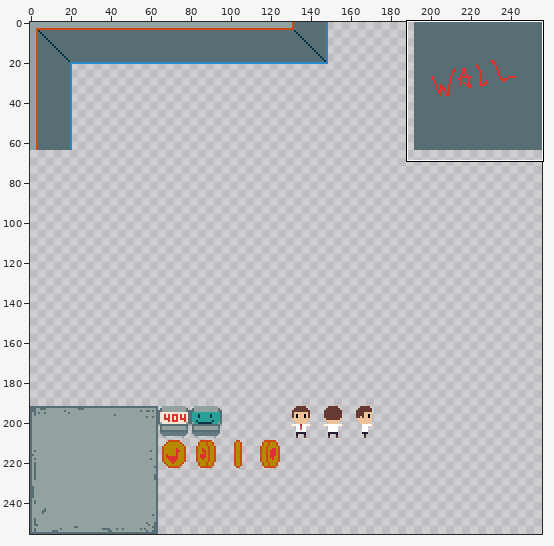
Two versions of one pixel-art file, assets/tilemaps/tileSet.aseprite. The first picture is a wide view before the edit; the outline marks the close-up.
Close-up. The starting point:
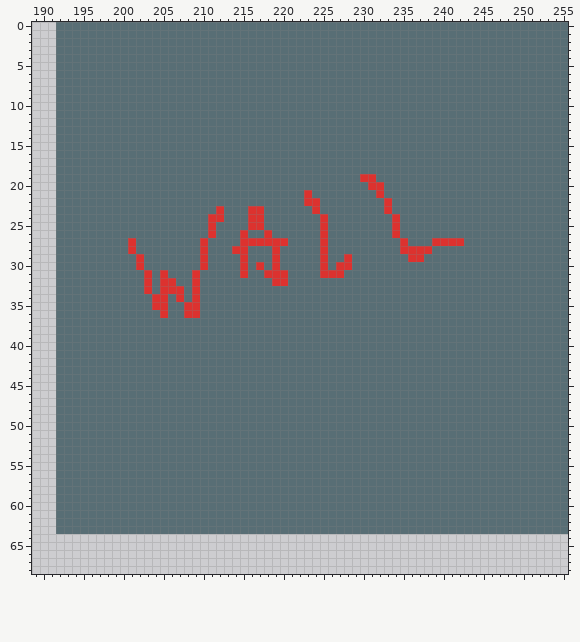
256x256 pixels, 1 frame. Shown: x 189..255, y 0..68.
And afterwards:
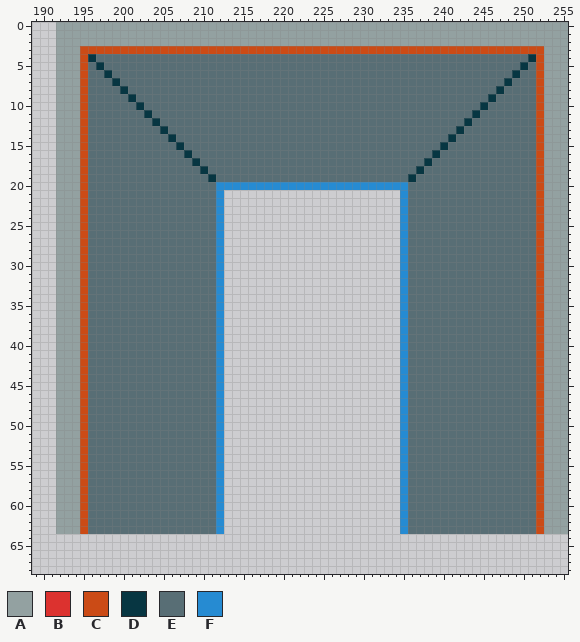
Palette (. is transparent): A #93a1a1  B #dc322f  C #cb4b16  D #073642  E #586e75  F #268bd2
Changes in this commit:
Layer "ART":
Colour E becomes colour A in rows 0 to 2 at x 192 to 255; in rows 3 to 63 at x 192 to 194 and 253 to 255.
Colour E becomes colour C in row 3 at x 195 to 252; in rows 4 to 63 at x 195 and 252.
Colour E becomes colour D in row 4 at x 196 and 251; in row 5 at x 197 and 250; in row 6 at x 198 and 249; in row 7 at x 199 and 248; in row 8 at x 200 and 247; in row 9 at x 201 and 246.
Colour E becomes colour D in row 10 at x 202 and 245; in row 11 at x 203 and 244; in row 12 at x 204 and 243; in row 13 at x 205 and 242; in row 14 at x 206 and 241; in row 15 at x 207 and 240.
Colour E becomes colour D in row 16 at x 208 and 239; in row 17 at x 209 and 238; in row 18 at x 210 and 237; in row 19 at x 211 and 236.
Colour B becomes colour E in row 19 at x 230 to 231; in rows 24 to 26 at x 211; in row 27 at x 201, 210 and 239 to 242; in row 28 at x 201, 210 and 236 to 238; in row 29 at x 202, 210 and 236 to 237; in row 30 at x 202 and 210.
Colour B becomes colour E in row 31 at x 203, 205 and 209; in row 32 at x 203, 205 to 206 and 209; in row 33 at x 203, 205 to 207 and 209; in row 34 at x 204 to 205, 207 and 209; in row 35 at x 204 to 205 and 208 to 209; in row 36 at x 205 and 208 to 209.
Colour B becomes colour F in row 20 at x 231 to 232; in rows 23 to 24 at x 212; in rows 27 to 28 at x 235.
Colour E becomes colour F in row 20 at x 212 to 230 and 233 to 235; in rows 21 to 22 at x 212 and 235; in rows 23 to 24 at x 235; in rows 25 to 26 at x 212 and 235; in rows 27 to 28 at x 212; in rows 29 to 63 at x 212 and 235.
The edit erases colour B in row 21 at x 223 and 232; in row 22 at x 223 to 224 and 233; in row 23 at x 216 to 217, 224 and 233; in rows 24 to 25 at x 216 to 217, 225 and 234; in row 26 at x 215, 218, 225 and 234; in row 27 at x 215 to 220 and 225.
The edit erases colour B in row 28 at x 214 to 215, 219 and 225; in row 29 at x 215, 219, 225 and 228; in row 30 at x 215, 217, 219, 225 and 227 to 228; in row 31 at x 215, 218 to 220 and 225 to 227; in row 32 at x 219 to 220.
The edit erases colour E in row 21 at x 213 to 222, 224 to 231 and 233 to 234; in row 22 at x 213 to 222, 225 to 232 and 234; in row 23 at x 213 to 215, 218 to 223, 225 to 232 and 234; in rows 24 to 25 at x 213 to 215, 218 to 224 and 226 to 233; in row 26 at x 213 to 214, 216 to 217, 219 to 224 and 226 to 233; in row 27 at x 213 to 214, 221 to 224 and 226 to 234.
The edit erases colour E in row 28 at x 213, 216 to 218, 220 to 224 and 226 to 234; in row 29 at x 213 to 214, 216 to 218, 220 to 224, 226 to 227 and 229 to 234; in row 30 at x 213 to 214, 216, 218, 220 to 224, 226 and 229 to 234; in row 31 at x 213 to 214, 216 to 217, 221 to 224 and 228 to 234; in row 32 at x 213 to 218 and 221 to 234; in rows 33 to 63 at x 213 to 234.
Pixel boxes of the changes (left, top, right, bottom) in both close-ups:
changed: (56, 22, 568, 534)
